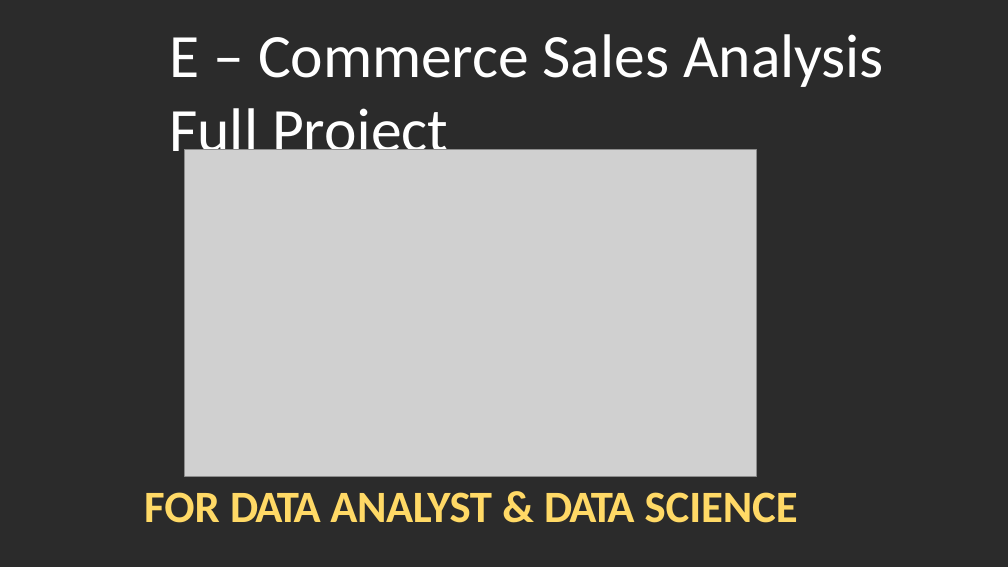
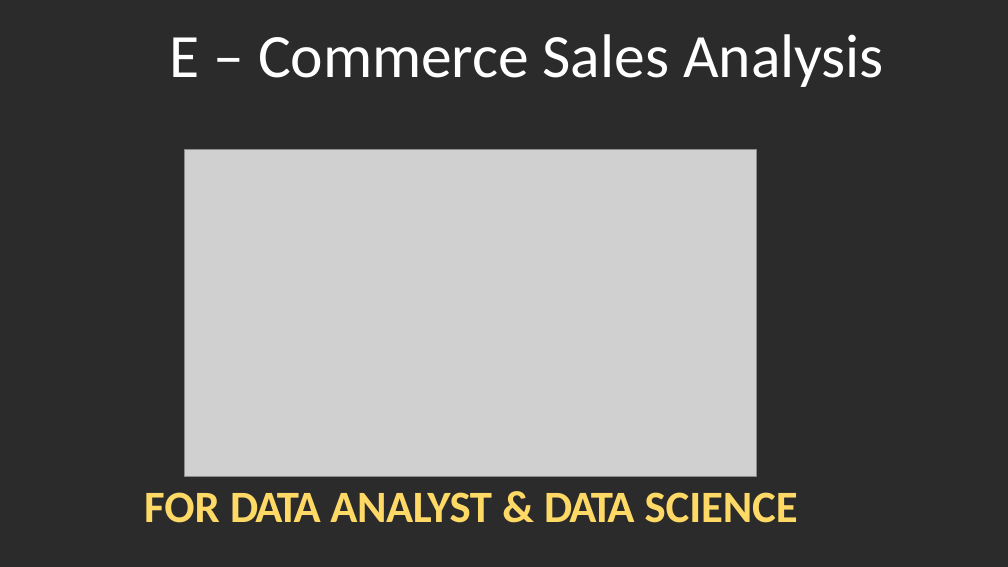
Before and after one commit to navnathdeshmukh45/E-Commerce-Sales-Analysis, a slide deck: slide 1 of Data Analysis with Python.pptx. Drawn at 1008x567 pixels with LibreOffice and Linux fonts; fonts in the diff are those of the drawing; grey boxes stand for pictures; background and template pictures are left out; a plain dark background stands for a picture behind light text. Boxes give left, top, right and bottom in pixels: in the first picture for what was removed or moved away, otherwise in the second. Text is boxed around its words. In the diff, an @@ line names an element or a change of style, - is before the commit and + after.

```diff
--- a/Data Analysis with Python.pptx
+++ b/Data Analysis with Python.pptx
@@ title at (169, 34, 883, 87): text changed @@
-E – Commerce Sales Analysis Full Project
+E – Commerce Sales Analysis
```
Also in this commit, not shown: 1 other slide changed, 2 other files.
